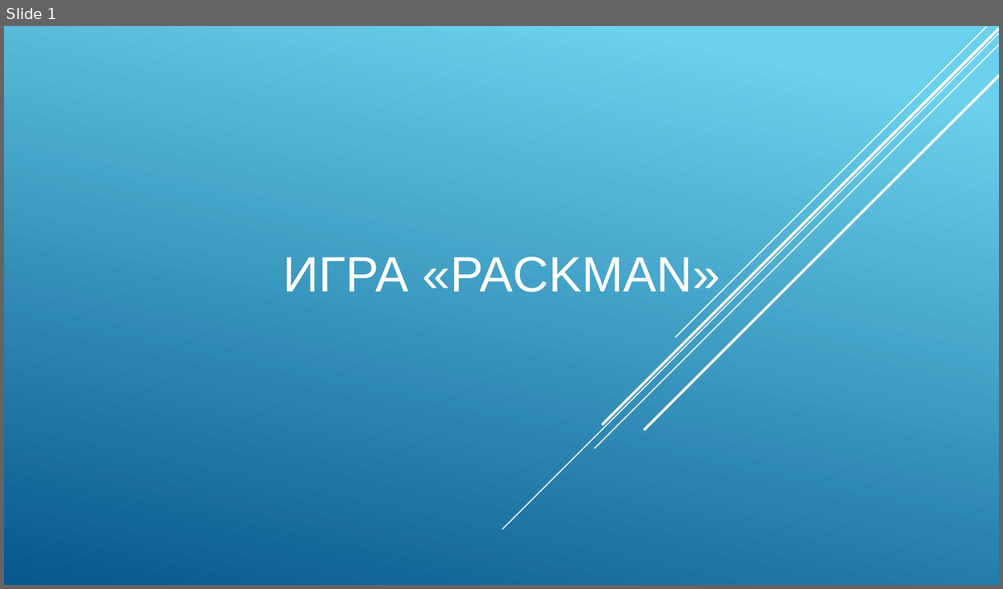
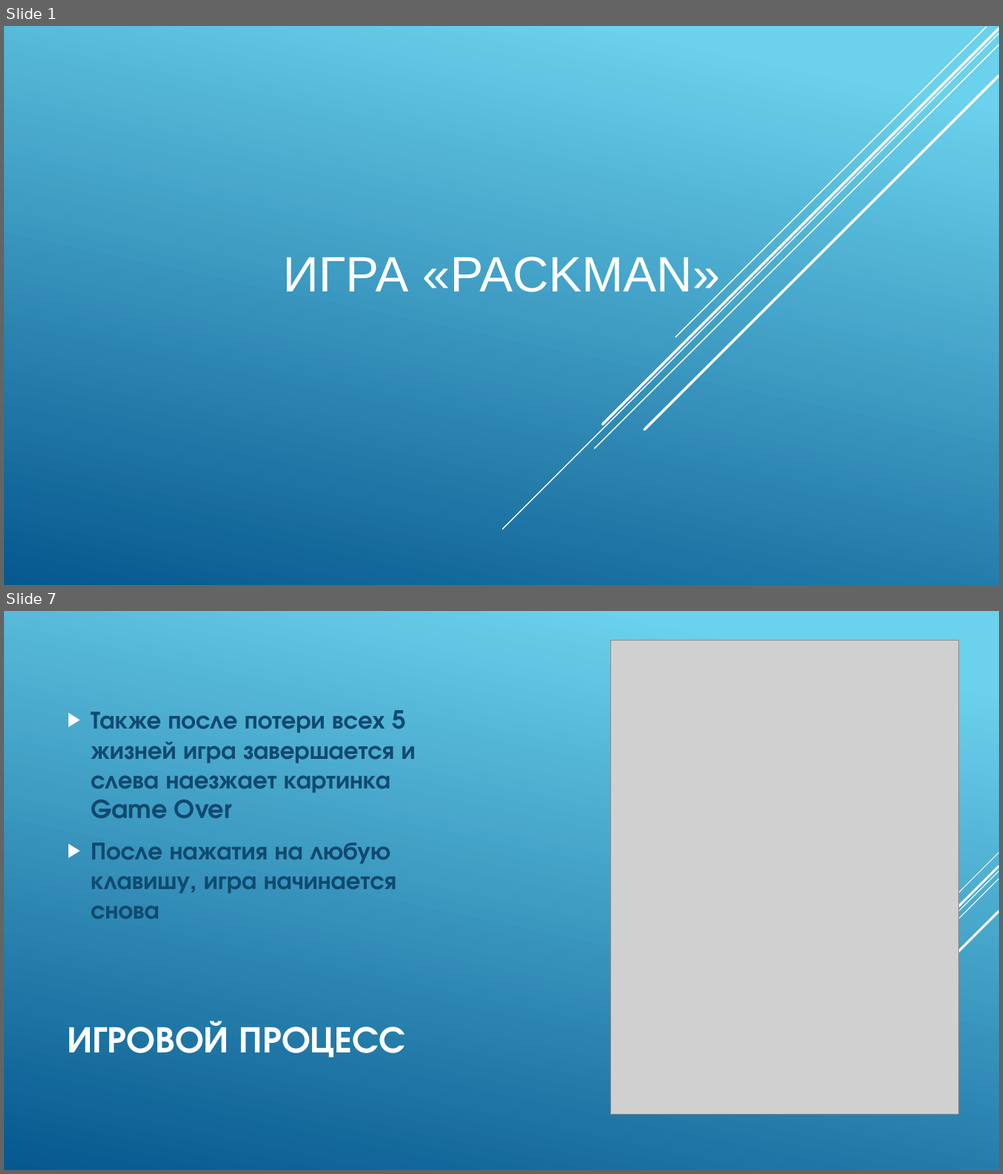
Before and after one commit to ivan-ryaz/PackMan2, a slide deck: Защита/Презентация.pptx. Shown one above the other, each under a label of ours: slide 1 before the commit, slides 1 and 7 after it; the slides between them are not shown. The pictures are 1003x589 and 1003x1174 pixels, drawn with LibreOffice and Linux fonts; fonts in the diff are those of the drawing; grey boxes stand for pictures. Boxes give left, top, right and bottom in pixels: in the first picture for what was removed or moved away, otherwise in the second. Text is boxed around its words. In the diff, an @@ line names an element or a change of style, - is before the commit and + after.

```diff
--- a/Защита/Презентация.pptx
+++ b/Защита/Презентация.pptx
@@ slide 7 added at (4,611,999,1170), background gradient #6ED2EB to #06588E @@
@@ picture added at (611,641,959,1115) @@
@@ text added at (91,710,415,919), 24 pt, text #0F496F, bold @@
+▶ Также после потери всех 5 жизней игра завершается и слева наезжает картинка Game Over
+▶ После нажатия на любую клавишу, игра начинается снова
@@ group added at (755,853,999,1115): 5 lines @@
@@ text added at (67,1021,405,1058), 36 pt, text #FFFFFF, bold @@
+ИГРОВОЙ ПРОЦЕСС
```
Also in this commit, not shown: 4 slides changed, 1 other slide added, 1 slide removed, 1 other file.
